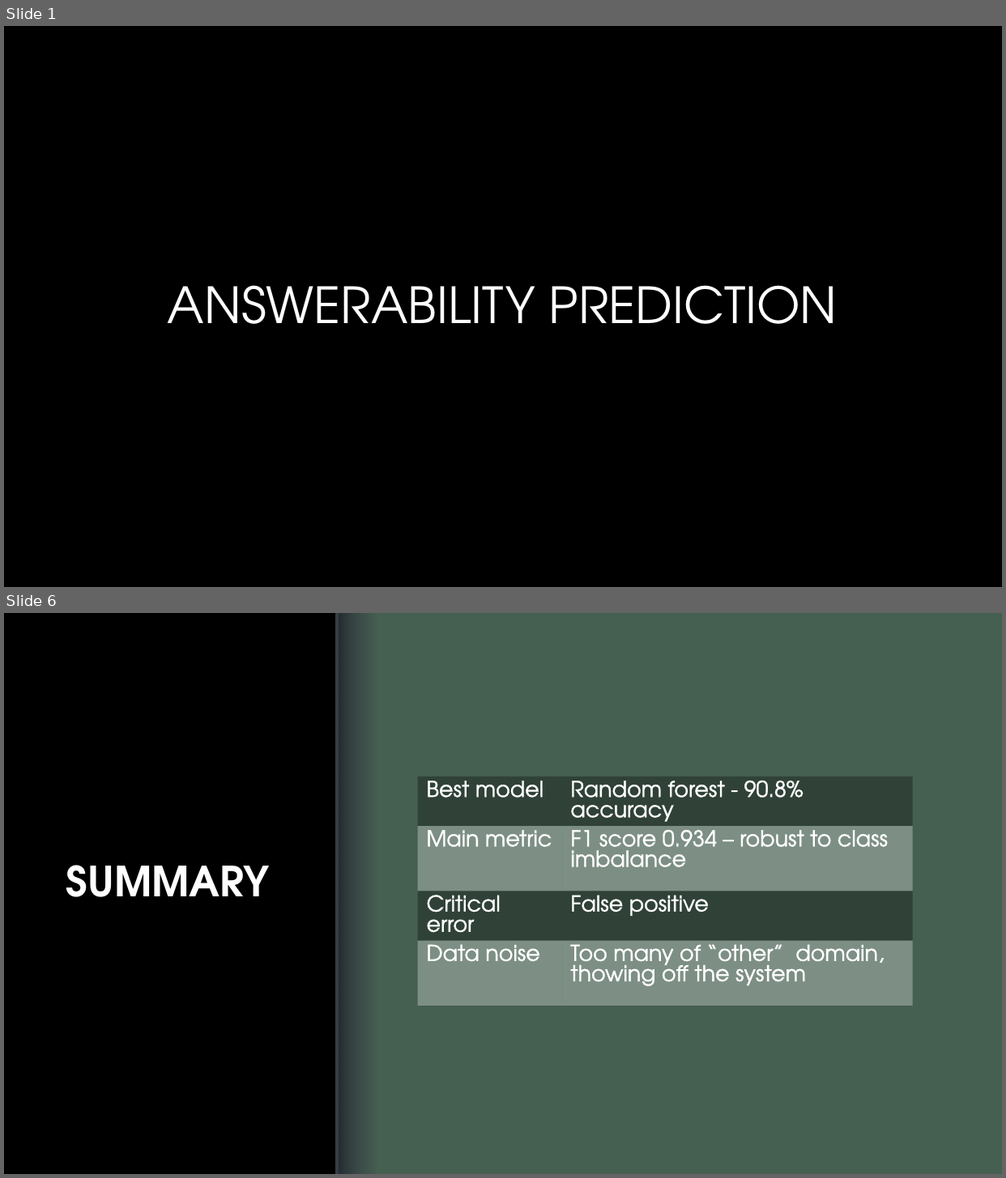
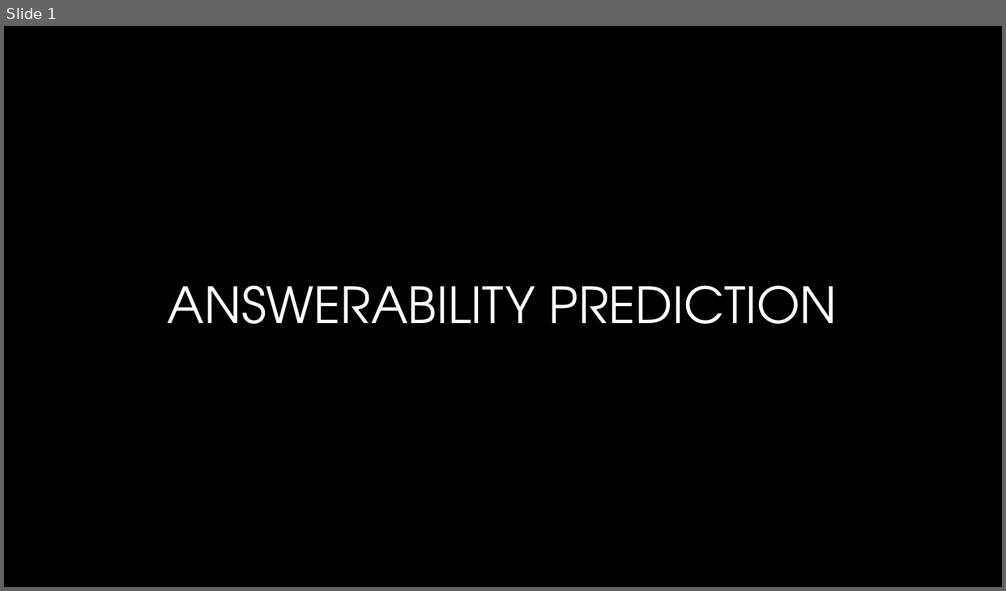
Before and after one commit to lanashmuz/machine_learning_exe1, a slide deck: exe2/presentation.pptx. Shown one above the other, each under a label of ours: slides 1 and 6 before the commit, slide 1 after it; the slides between them are not shown. The pictures are 1006x1178 and 1006x591 pixels, drawn with LibreOffice and Linux fonts; fonts in the diff are those of the drawing; background and template pictures are left out. Boxes give left, top, right and bottom in pixels: in the first picture for what was removed or moved away, otherwise in the second. Text is boxed around its words. In the diff, an @@ line names an element or a change of style, - is before the commit and + after.

```diff
--- a/exe2/presentation.pptx
+++ b/exe2/presentation.pptx
@@ slide 6 removed at <box>4,613,1002,1174</box>, background picture (left out) @@
@@ rectangle removed at <box>336,613,1002,1174</box> @@
@@ line removed from (337, 613) to (337, 1174) @@
@@ rectangle removed at <box>339,613,377,1174</box> @@
@@ table removed at <box>418,777,914,1030</box>, 4 rows, 2 columns @@
-Best model | Random forest - 90.8% accuracy
-Main metric | F1 score 0.934 – robust to class imbalance
-Critical error | False positive
-Data noise | Too many of “other” domain, thowing off the system
@@ title removed at <box>66,865,269,897</box> @@
-SUMMARY
```
Also in this commit, not shown: 2 slides changed, 2 other slides removed.
